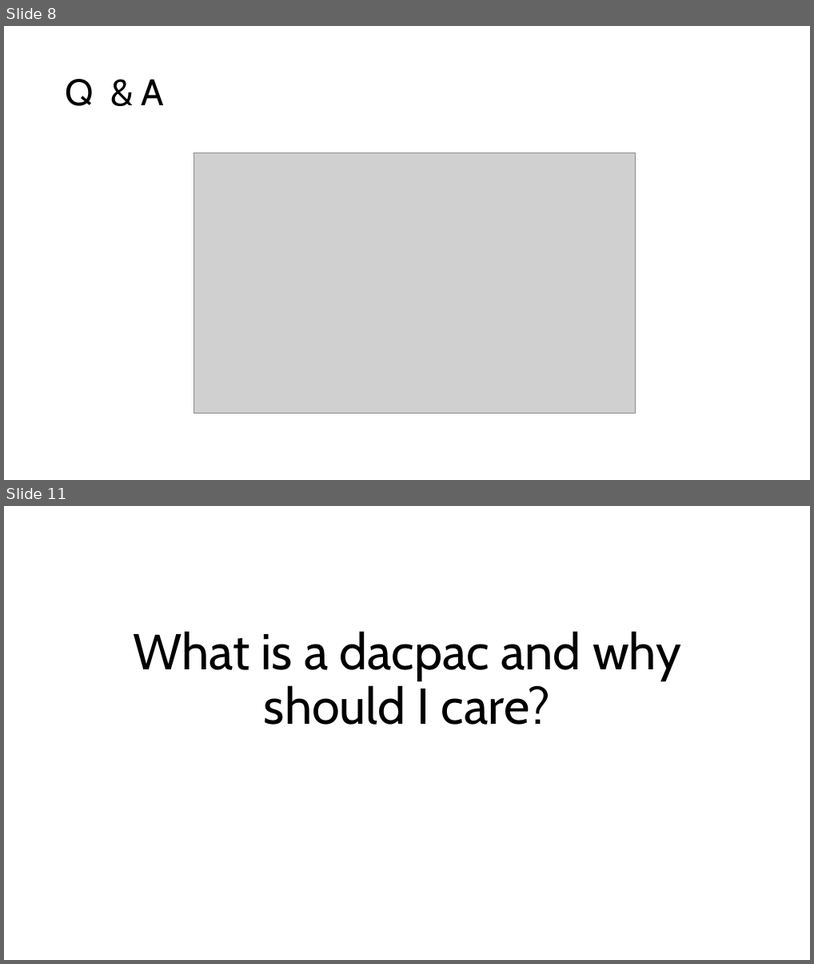
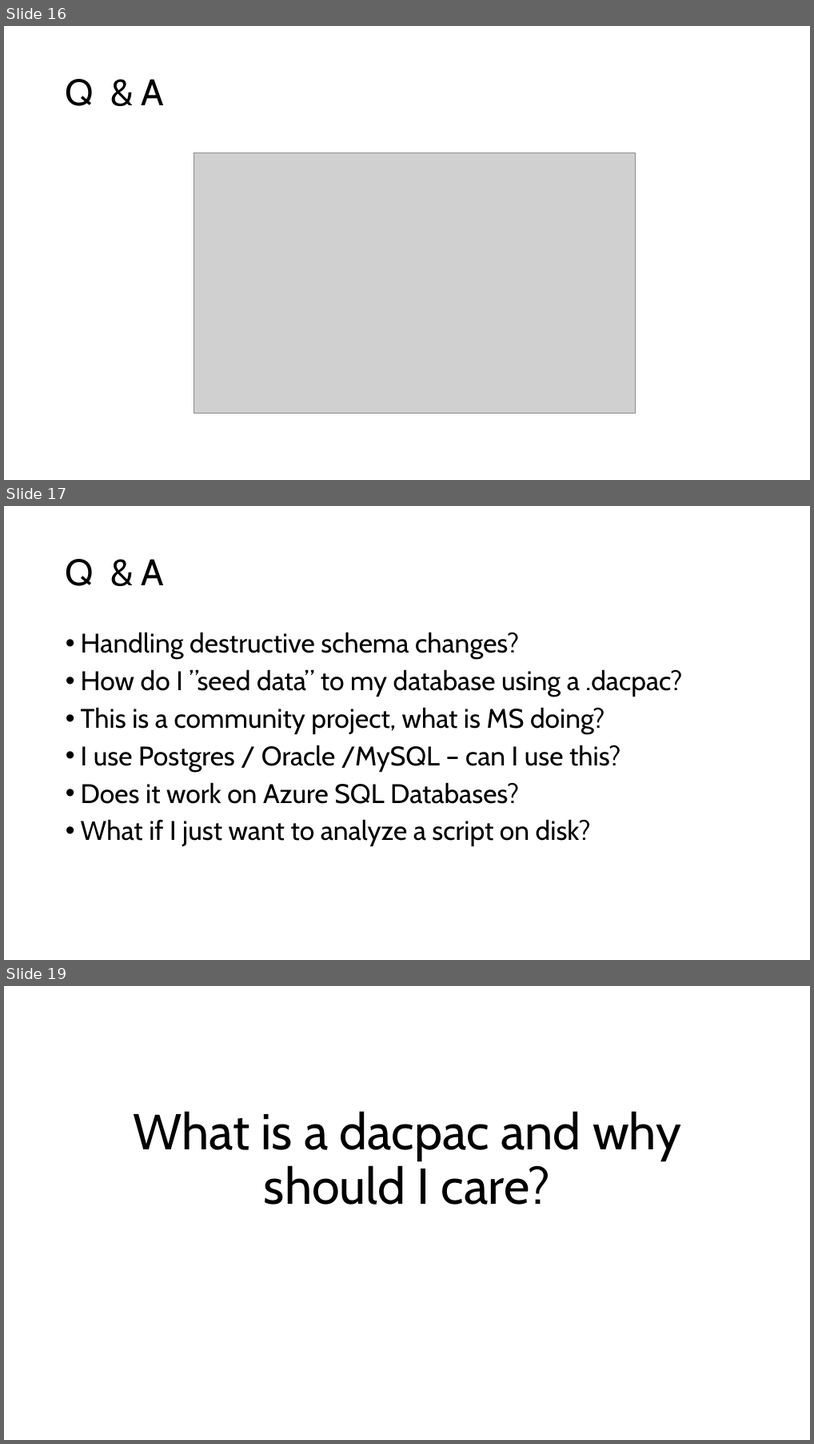
Before and after one commit to ErikEJ/TsqlAnalysis, a slide deck: T-SQL Code analysis.pptx. Shown one above the other, each under a label of ours: slides 8 and 11 before the commit, slides 16, 17 and 19 after it; the slides between them are not shown. The pictures are 814x964 and 814x1444 pixels, drawn with LibreOffice and Linux fonts; fonts in the diff are those of the drawing; grey boxes stand for pictures. Boxes give left, top, right and bottom in pixels: in the first picture for what was removed or moved away, otherwise in the second. Text is boxed around its words. In the diff, an @@ line names an element or a change of style, - is before the commit and + after.

```diff
--- a/T-SQL Code analysis.pptx
+++ b/T-SQL Code analysis.pptx
@@ slide 17 added at <box>4,506,810,960</box>, background #FFFFFF @@
@@ title added at <box>66,559,164,586</box>, 44 pt, text #000000 @@
+Q & A
@@ text added at <box>81,632,682,846</box>, 32 pt, text #000000 @@
+• Handling destructive schema changes?
+• How do I ”seed data” to my database using a .dacpac?
+• This is a community project, what is MS doing?
+• I use Postgres / Oracle /MySQL – can I use this?
+• Does it work on Azure SQL Databases?
+• What if I just want to analyze a script on disk?
@@ what was slide 8 is now slide 16 @@
@@ what was slide 11 is now slide 19 @@
```
Also in this commit, not shown: 4 slides changed, 7 other slides added, 1 other file.
